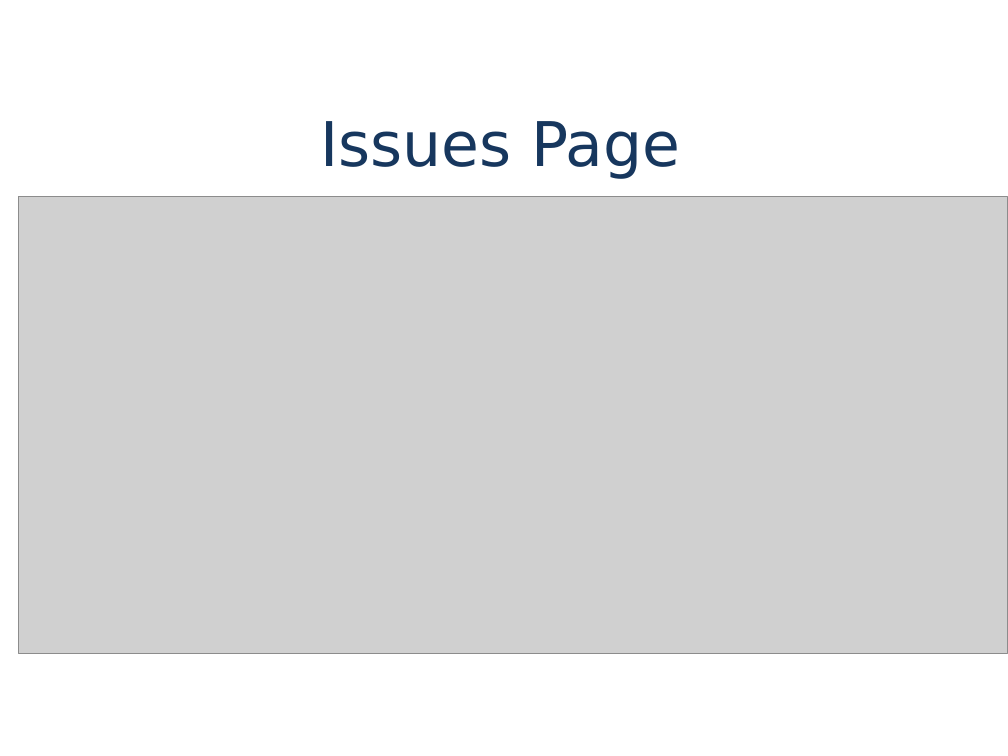
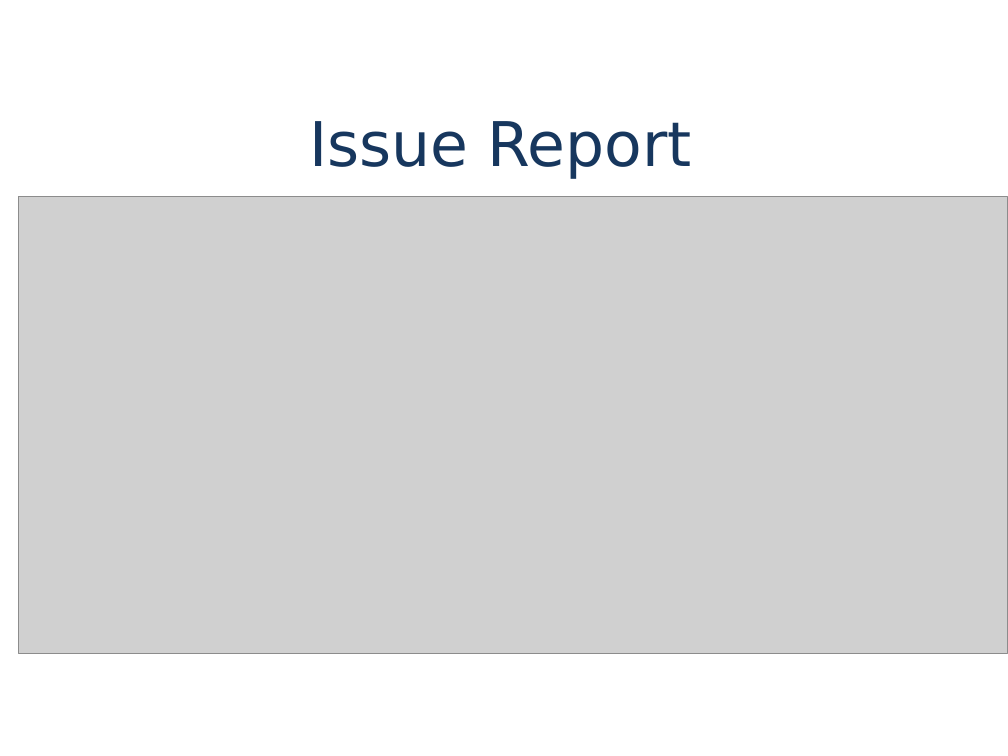
Before and after one commit to chursin-andrey/project-jastt, a slide deck: slide 13 of presentation/jastt.pptx. Drawn at 1008x756 pixels with LibreOffice and Linux fonts; fonts in the diff are those of the drawing; grey boxes stand for pictures; background and template pictures are left out. Boxes give left, top, right and bottom in pixels: in the first picture for what was removed or moved away, otherwise in the second. Text is boxed around its words. In the diff, an @@ line names an element or a change of style, - is before the commit and + after.

Commit message:
Presentation slides headers were changed. Structure for design and architecture slide was edited. New worklog report example was added.

```diff
--- a/presentation/jastt.pptx
+++ b/presentation/jastt.pptx
@@ text at (309, 121, 692, 179): text changed @@
-Issues Page
+Issue Report
```
Also in this commit, not shown: 5 other slides changed, 1 slide added, 1 slide removed, 5 other files.
